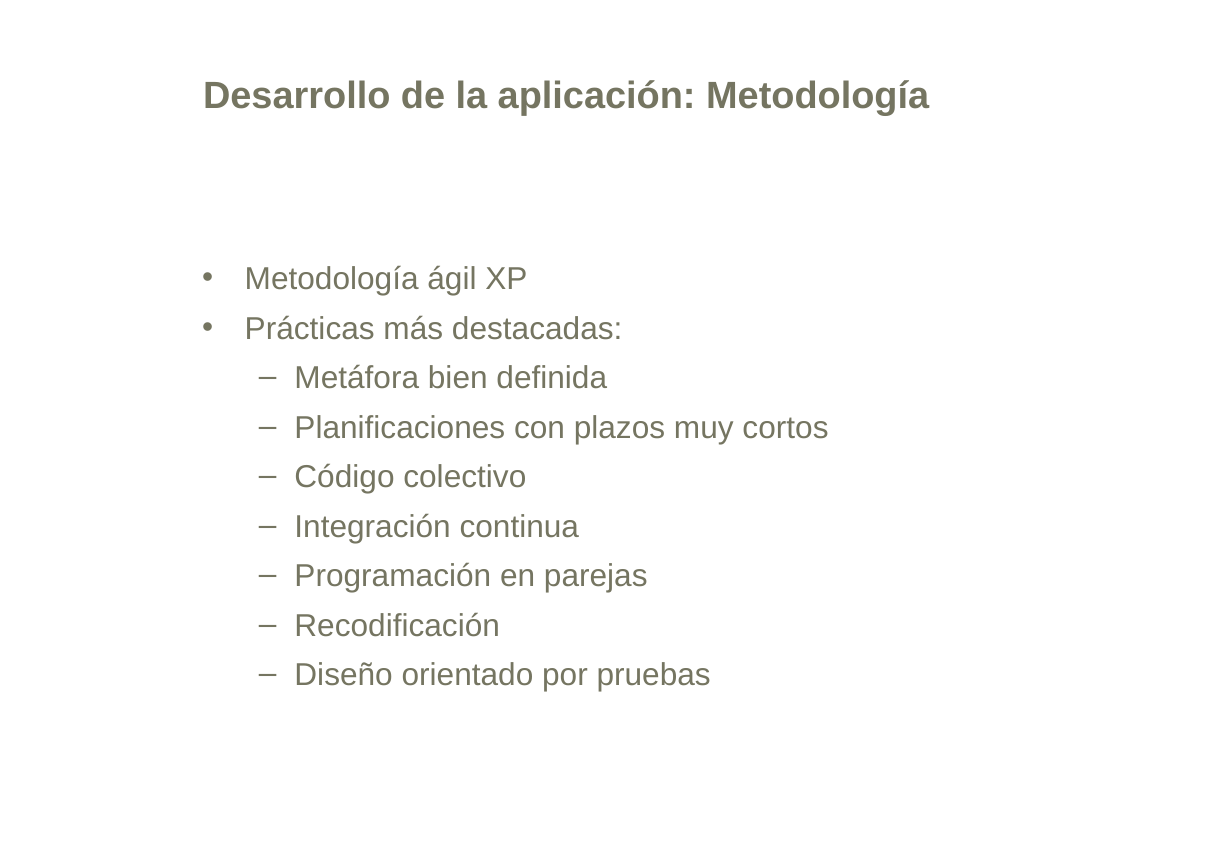
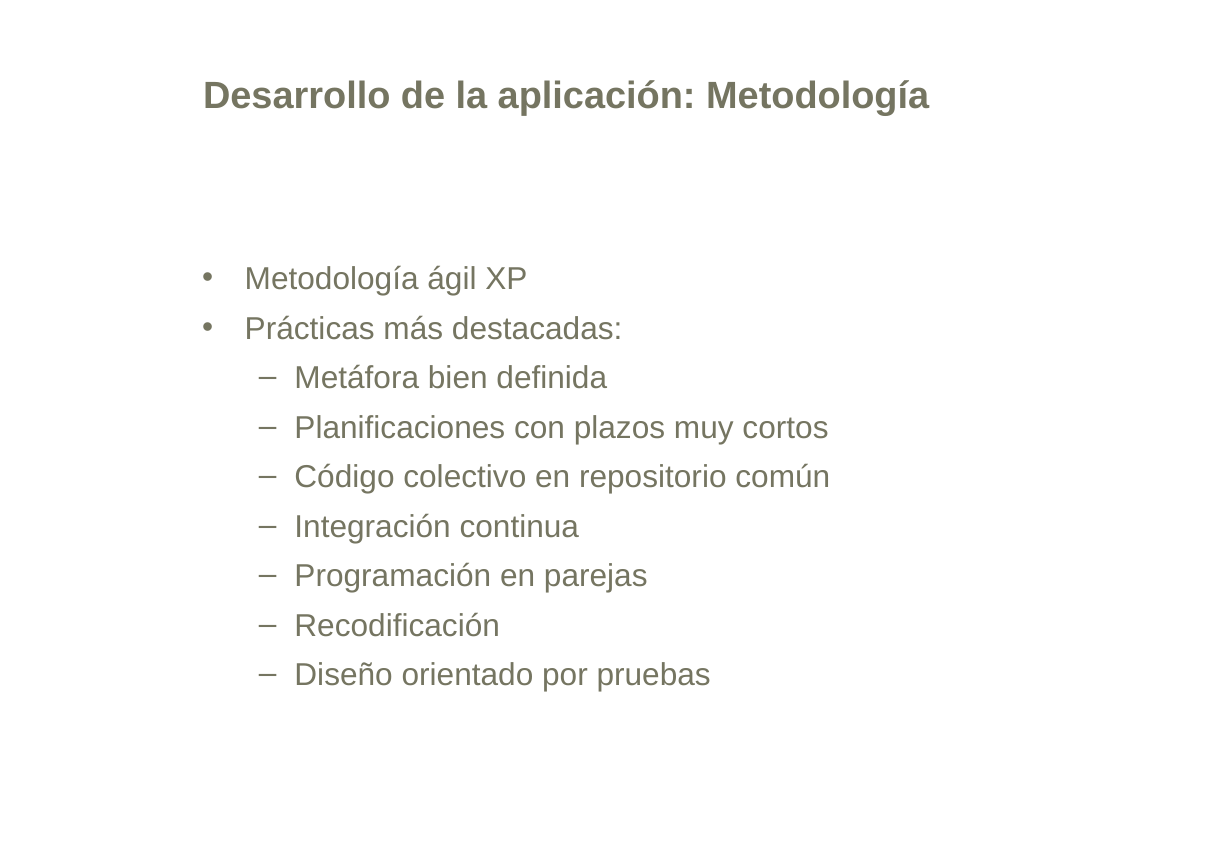
Before and after one commit to Betisman/ris2k, a slide deck: slide 5 of ris2k/doc/presentacion.ppt. Drawn at 1232x853 pixels with LibreOffice and Linux fonts; fonts in the diff are those of the drawing; background and template pictures are left out. Boxes give left, top, right and bottom in pixels: in the first picture for what was removed or moved away, otherwise in the second. Text is boxed around its words. In the diff, an @@ line names an element or a change of style, - is before the commit and + after.

```diff
--- a/ris2k/doc/presentacion.ppt
+++ b/ris2k/doc/presentacion.ppt
@@ text at bbox=[294, 463, 830, 493]: text changed @@
-  – Código colectivo
+  – Código colectivo en repositorio común
```
Also in this commit, not shown: 5 other slides changed, 3 slides added.
